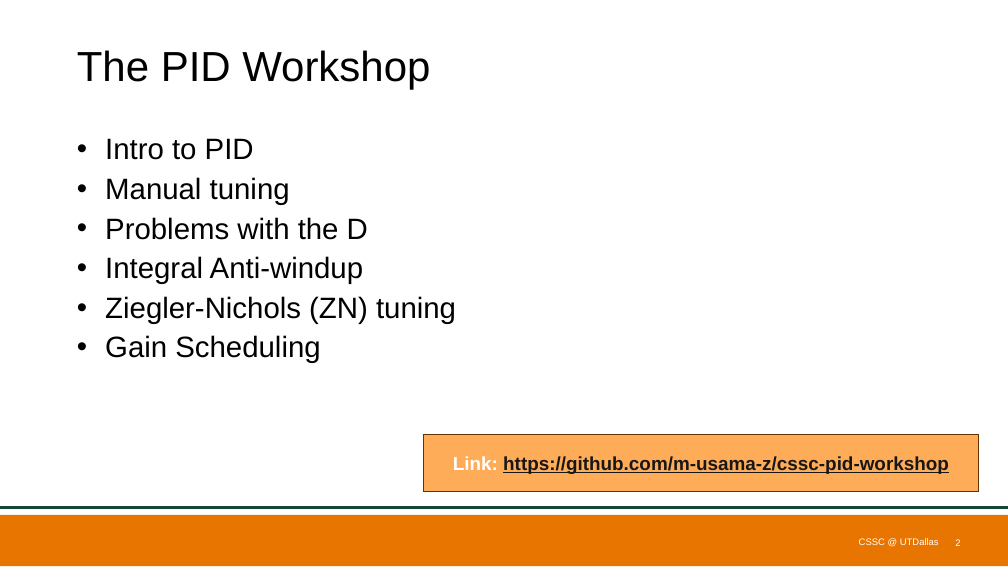
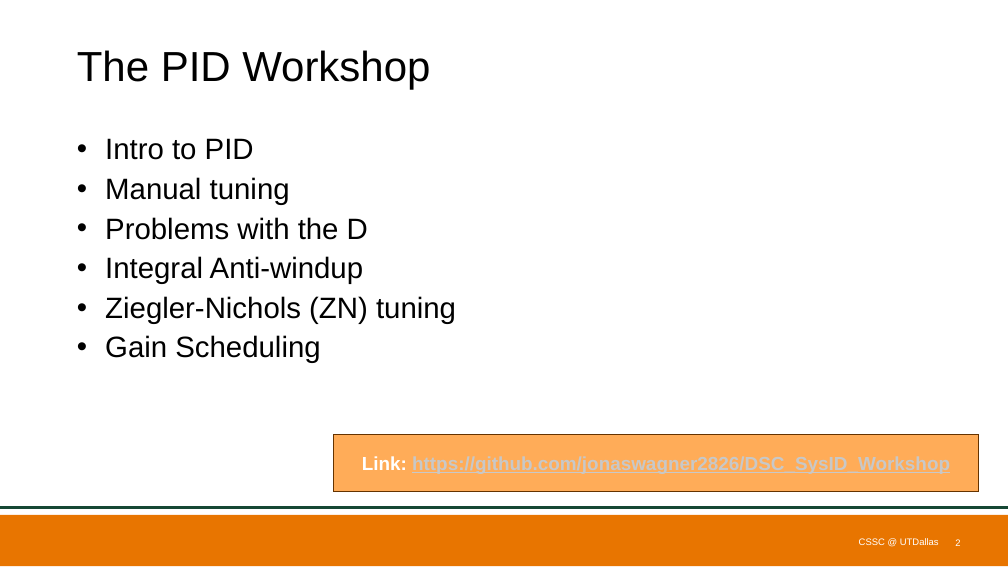
Before and after one commit to m-usama-z/cssc-pid-workshop, a slide deck: slide 2 of PID_Workshop_V1.pptx. Drawn at 1008x567 pixels with LibreOffice and Linux fonts; fonts in the diff are those of the drawing; background and template pictures are left out. Boxes give left, top, right and bottom in pixels: in the first picture for what was removed or moved away, otherwise in the second. Text is boxed around its words. In the diff, an @@ line names an element or a change of style, - is before the commit and + after.

```diff
--- a/PID_Workshop_V1.pptx
+++ b/PID_Workshop_V1.pptx
@@ rectangle "Link: https://github.com/jonaswagner2826/DSC_SysID_Workshop": place and size @@
-rectangle "Link: https://github.com/jonaswagner2826/DSC_SysID_Workshop" at bbox=[423, 435, 979, 492]
+rectangle "Link: https://github.com/jonaswagner2826/DSC_SysID_Workshop" at bbox=[333, 435, 979, 492]
@@ text in rectangle at bbox=[362, 456, 950, 474]: text changed; text colour #181717 to #C8C8C8 @@
-Link: https://github.com/m-usama-z/cssc-pid-workshop
+Link: https://github.com/jonaswagner2826/DSC_SysID_Workshop
```
Also in this commit, not shown: 7 other slides changed, 4 slides added, 2 other files.
